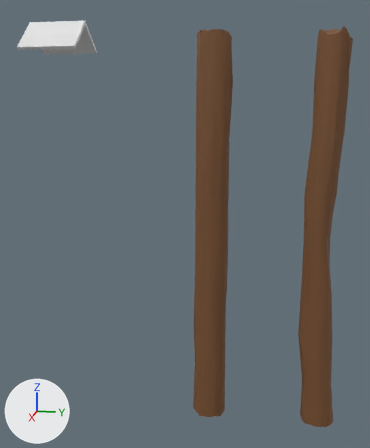
What one commit did to the FBX model Jadefall/Assets/Files/Models/FencePoles.fbx.
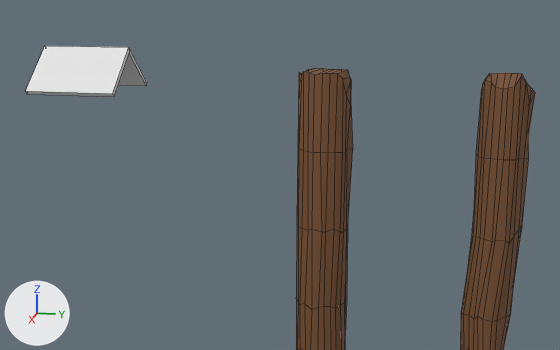
Each version appears first whole from a camera (50 mm lens) standing at (1.38, 0.2, 0.376) and looking at (-0.02, -0.08, 0.026), and next in a close-up from a camera (50 mm lens) standing at (1.303, 0.184, 0.688) and looking at (-0.095, -0.095, 0.338). Lighting does not change. The marker at lower left points along +X, +Y and +Z. The close-ups show mesh edges as thin lines.

Objects in the first close-up: 'Pole2', 'TopPiece', 'pole1'.
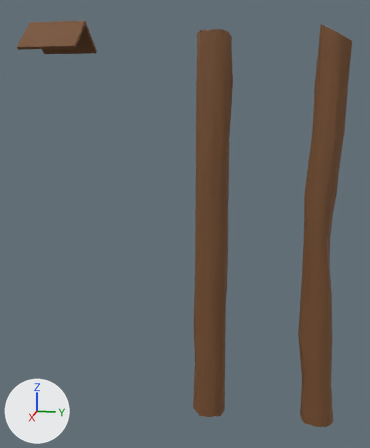
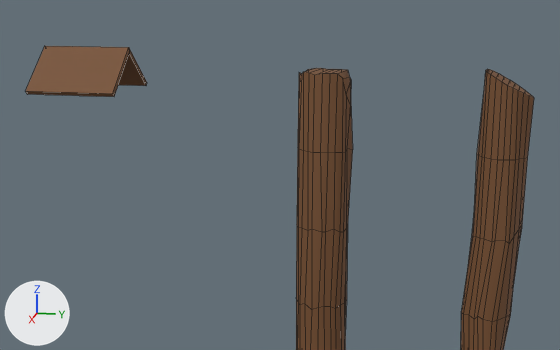
Where the newer file only moved an object's origin or applied its transform, the numbers keep the older frame.

Where the change shows, as pixel boxes [x1, y1, x2, y2] in the close-ups (560 x 350 px; the box of a moved part takes in the faces that stretch with it):
'Pole2', reshaped: before [461, 73, 535, 350]; after [461, 69, 534, 350]
'TopPiece', recoloured (white to brown): [26, 46, 147, 97] in both
part 1 of me_cylinder_001, moved or reshaped: before [474, 73, 535, 225]; after [474, 69, 534, 225]

The edits, one by one:
me_plane has 12 vertices, 10 faces and spans x -0.081..0.081, y -0.081..0.081, z -0.078..0.0.
me_plane now uses material mat_material (brown #774f2e).
me_cylinder_001 is used by ob_pole2; location (-0.001, 0.316, -0.543).
me_cylinder_001 had 216 vertices, 203 faces and spanned x -0.048..0.04, y -0.069..0.05, z -0.006..1.088.
me_cylinder_001 now has 216 vertices, 203 faces and spans x -0.05..0.04, y -0.069..0.05, z -0.006..1.095.
me_cylinder_001 part 1: 43 of 216 vertices moved; they spanned x -0.048..0.029, y -0.06..0.028, z 0.951..1.088 and now span x -0.05..0.029, y -0.058..0.024, z 0.954..1.095; mean shift (0.001, 0.0, 0.002); largest move (-0.019, -0.055, 1.062) -> (-0.023, -0.048, 1.094).
